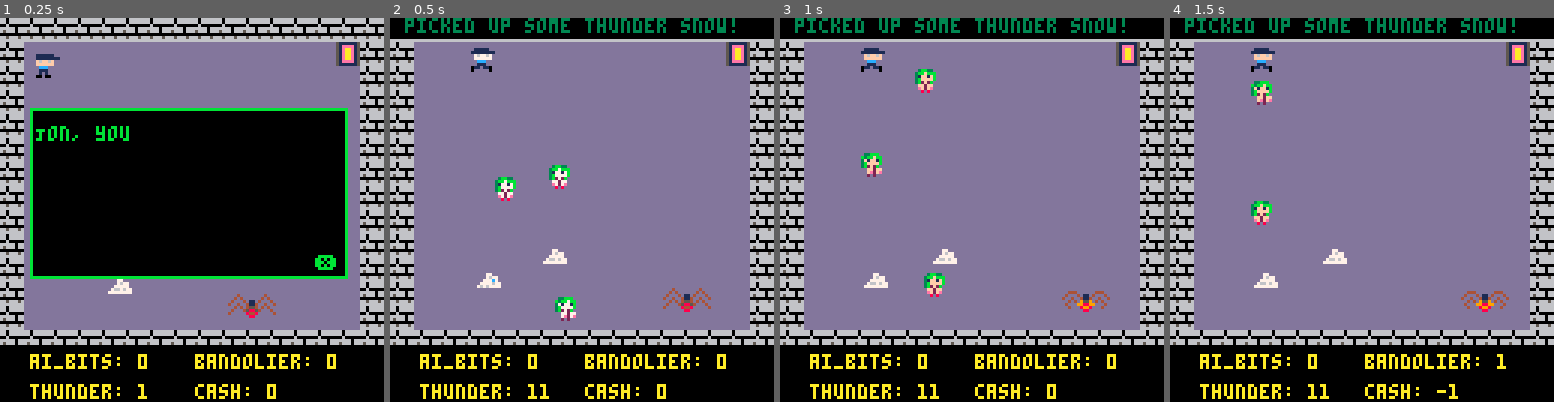
Above: before the commit, frames 1-4 (left to right).
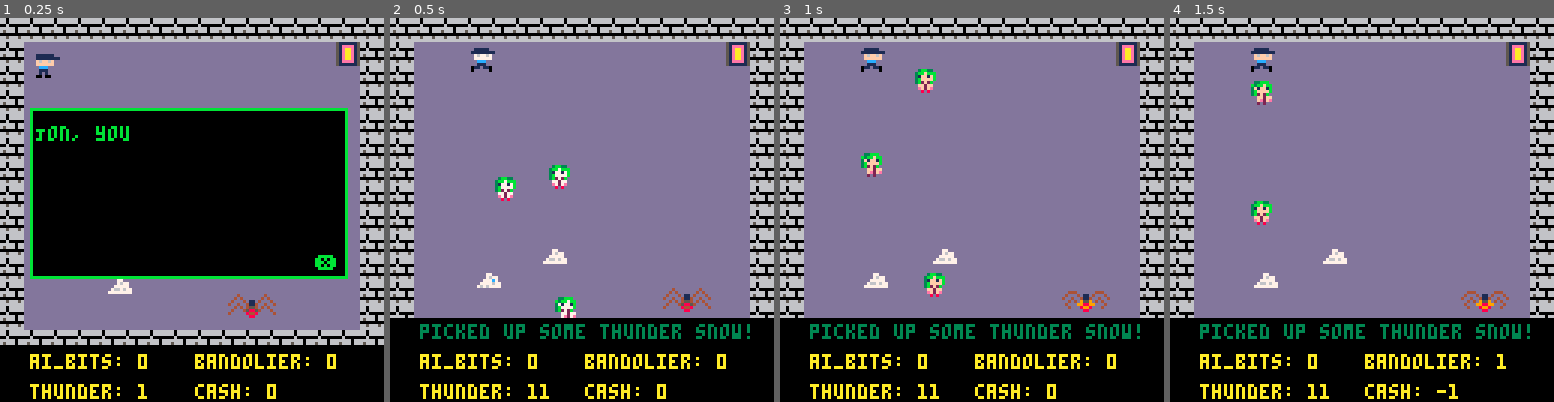
Above: after the commit, the same moments.

Repository: dfirebaugh/j46k
Game: PICO-8 cartridge j46k.p8
The game is run twice, just before and just after one commit, with the same random seed, the same clock (stepped at 60 frames per second) and the same inputs.
Inputs:
- Up to frame 1 (0.25 s): no input
- Up to frame 2 (0.5 s): tap X (X key) at 0.33 s
- Up to frame 3 (1 s): tap O (Z key) at 0.7 s
- Up to frame 4 (1.5 s): tap X (X key) at 1.07 s

Frame 1 is identical in both runs. In frame 2, 10% of the frame differs, in the area x 0-100%, y 0-86%; in frame 3, 10%; in frame 4, 10%.

Commit message:
moving the messages to the bottom

Diff:
--- a/j46k.p8
+++ b/j46k.p8
@@ -117,8 +117,8 @@
   end
 
   if (gmsg != nil) then
-    rectfill(0, 0, 128, 6, 0)
-    print(gmsg, 5, 0, msg_color)
+    rectfill(0, 100, 128, 110, 0)
+    print(gmsg, 10, 102, msg_color)
   end
 end
 
@@ -747,10 +747,13 @@
 
         if (drop_rnd < 75) then
           place_aibit(spidy.x, spidy.y)
+          message("spidy dropped an aibit")
         elseif (drop_rnd >= 75 and drop_rnd < 85) then
           place_lady(spidy.x, spidy.y)
+          message("spidy dropped a stripper")
         else
           place_tsnow(spidy.x, spidy.y)
+          message("spidy dropped a thundersnow")
         end
         delete_actor(spidy)
       end
